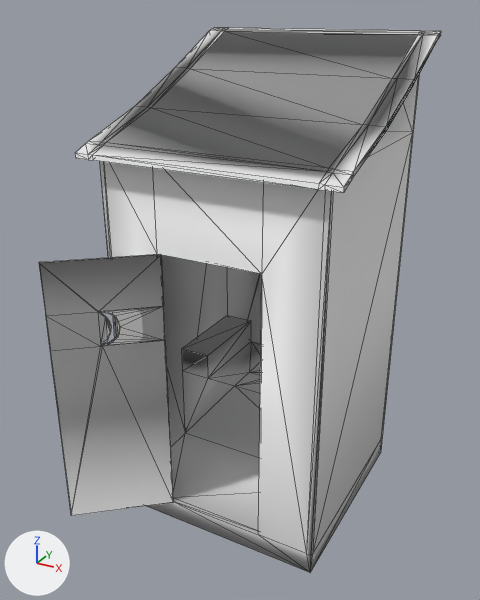
What one commit did to the OBJ model client/assets/mesh/lavatory.obj.
The view is the same before and after, from a 50 mm camera at (2.28, -4.55, 4.01) aimed at (-0.07, -0.29, 1.89). Lighting does not change. The marker at lower left points along +X, +Y and +Z. Mesh edges are drawn as thin lines. Where no turn or scale is listed for an object, it has been applied to the vertices.

The scene before the commit, as lines of its bpy script (objects in view):
```python
me_bathroom = bpy.data.meshes.new('bathroom')
me_bathroom.from_pydata(...)  # 263 vertices, 532 faces; spans x -1.0..1.0, y -1.0..0.92, z 0.0..3.86
me_door = bpy.data.meshes.new('Door')
me_door.from_pydata(...)  # 72 vertices, 144 faces; spans x -1.06..-0.39, y -1.43..-0.86, z 0.17..2.4
ob_bathroom = bpy.data.objects.new('bathroom', me_bathroom)
ob_bathroom.location = (0.0, 0.0, 0.0)
ob_door = bpy.data.objects.new('Door', me_door)
ob_door.location = (0.0, 0.0, 0.0)
```
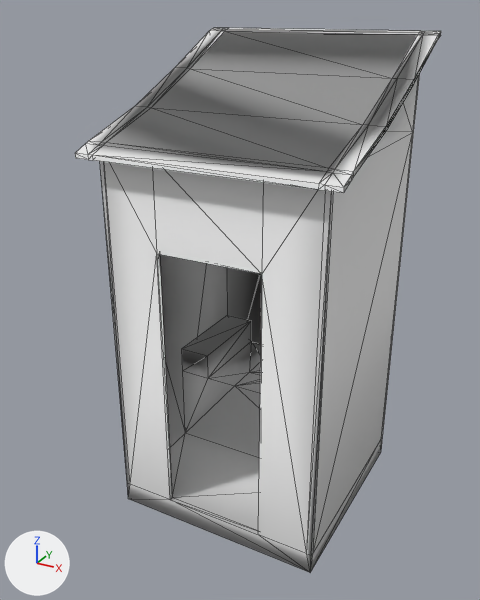
The newer file is also rescaled (x0.943) as a whole; pictures and numbers use the older file's frame.

The change, as a diff of the scene's bpy script:
```diff
--- a/client/assets/mesh/lavatory.obj.py
+++ b/client/assets/mesh/lavatory.obj.py
@@ ob_door @@
-ob_door = bpy.data.objects.new('Door', me_door)
-ob_door.location = (0.0, 0.0, 0.0)
```

Location of each change, (x1, y1, x2, y2) in pixels of the pictures (480 x 600 px):
'Door', deleted: before (39, 254, 173, 516)
